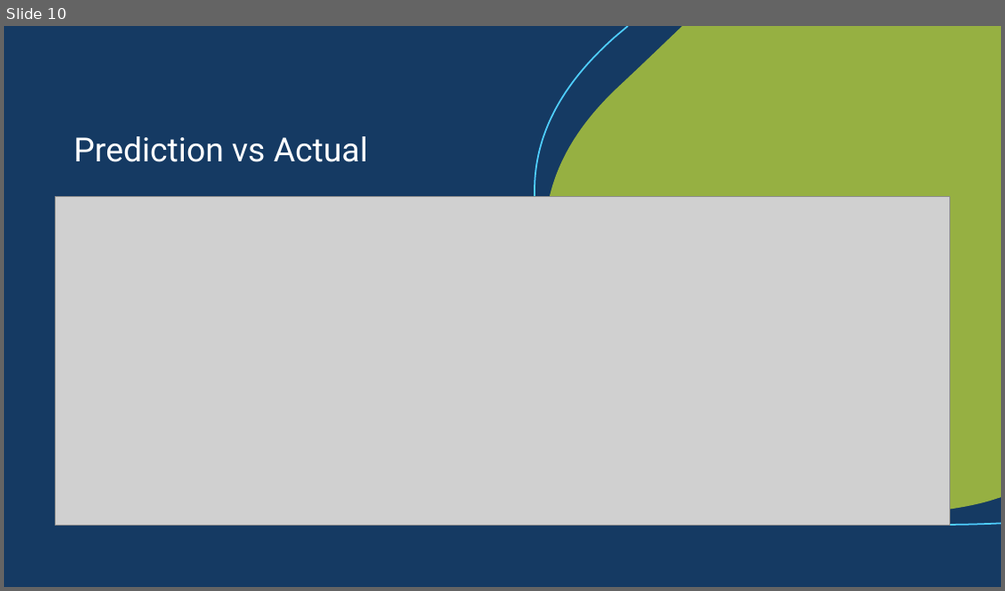
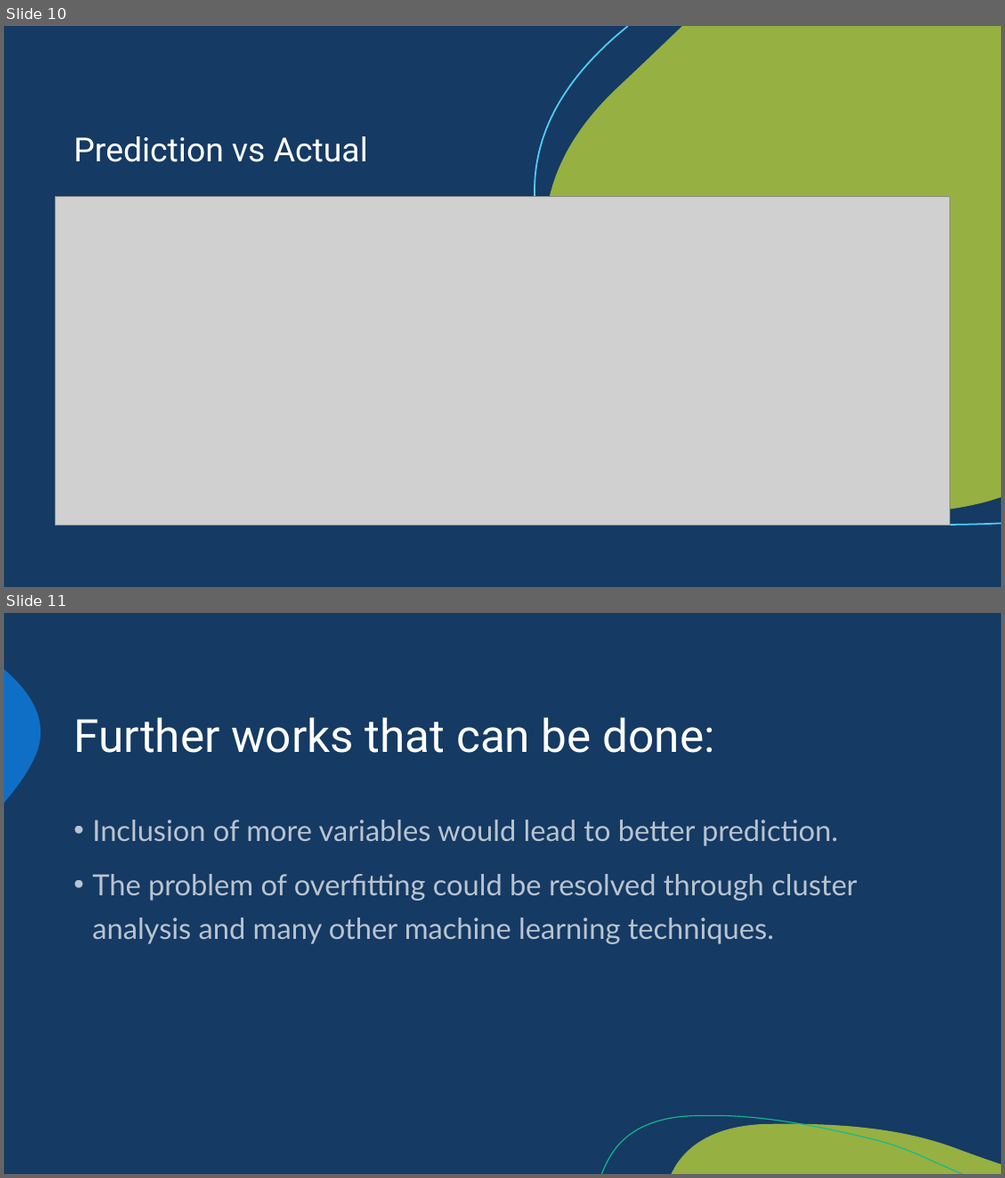
Before and after one commit to singhaniket98/Energy-Consumption-Prediction, a slide deck: presentationCapston.pptx. Shown one above the other, each under a label of ours: slide 10 before the commit, slides 10 and 11 after it. The pictures are 1005x591 and 1005x1178 pixels, drawn with LibreOffice and Linux fonts; fonts in the diff are those of the drawing; grey boxes stand for pictures. Boxes give left, top, right and bottom in pixels: in the first picture for what was removed or moved away, otherwise in the second. Text is boxed around its words. In the diff, an @@ line names an element or a change of style, - is before the commit and + after.

```diff
--- a/presentationCapston.pptx
+++ b/presentationCapston.pptx
@@ slide 11 added at box(4, 613, 1001, 1174), background #153A63; not listed: 3 template elements that a slide beside it also shows @@
@@ title added at box(73, 717, 715, 753), 44 pt, text #FFFFFF @@
+Further works that can be done:
@@ text added at box(92, 819, 857, 944), 28 pt, text #FFFFFF at 70% opacity @@
+• Inclusion of more variables would lead to better prediction.
+• The problem of overfitting could be resolved through cluster analysis and many other machine learning techniques.
```
Also in this commit, not shown: 1 slide changed, 3 other slides added, 3 slides removed, 3 other files.
